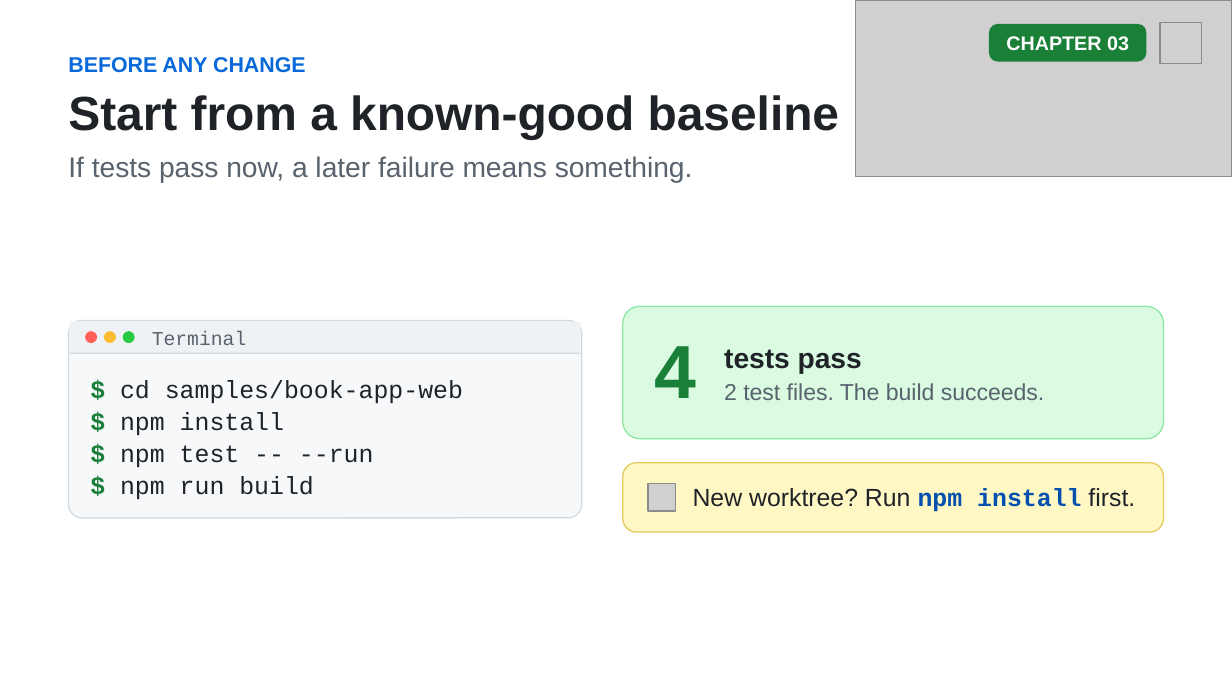
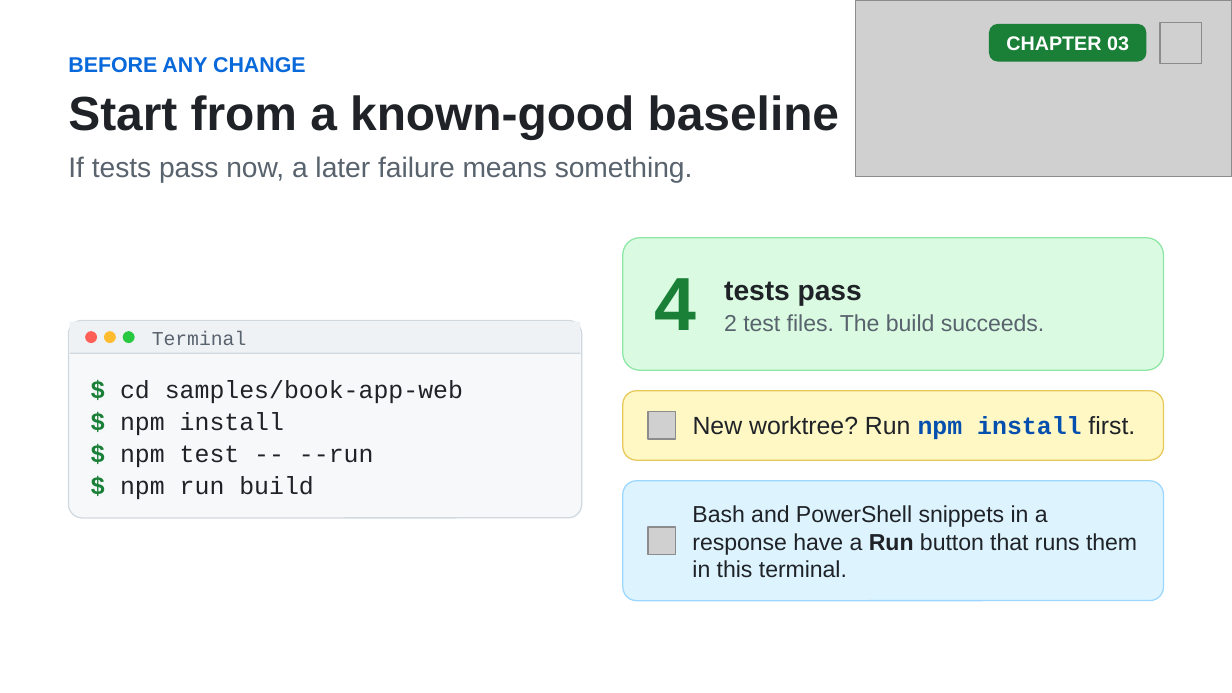
Before and after one commit to github/copilot-app-for-beginners, a slide deck: slide 7 of slides/03-development-workflows.pptx. Drawn at 1232x693 pixels with LibreOffice and Linux fonts; fonts in the diff are those of the drawing; grey boxes stand for pictures. Boxes give left, top, right and bottom in pixels: in the first picture for what was removed or moved away, otherwise in the second. Text is boxed around its words. In the diff, an @@ line names an element or a change of style, - is before the commit and + after.

```diff
--- a/slides/03-development-workflows.pptx
+++ b/slides/03-development-workflows.pptx
@@ 3 texts, 2 rounded rectangles: place and size @@
-3 texts, 2 rounded rectangles at [623,307,1164,532]
+3 texts, 2 rounded rectangles at [623,238,1164,460]
@@ picture: place and size @@
-picture at [648,484,675,511]
+picture at [648,411,675,439]
@@ text "New worktree? Run npm install ...": place and size @@
-text "New worktree? Run npm install ..." at [693,488,1135,511]
+text "New worktree? Run npm install ..." at [693,416,1135,439]
@@ rounded rectangle added at [623,480,1164,600], fill #DDF4FF, outline #9CD7FF 0.75 pt @@
@@ text added at [692,505,1137,578], 13.5 pt, text #1F2328 @@
+Bash and PowerShell snippets in a response have a Run button that runs them in this terminal.
@@ picture added at [648,527,675,554] @@
```
Also in this commit, not shown: 2 other files.
